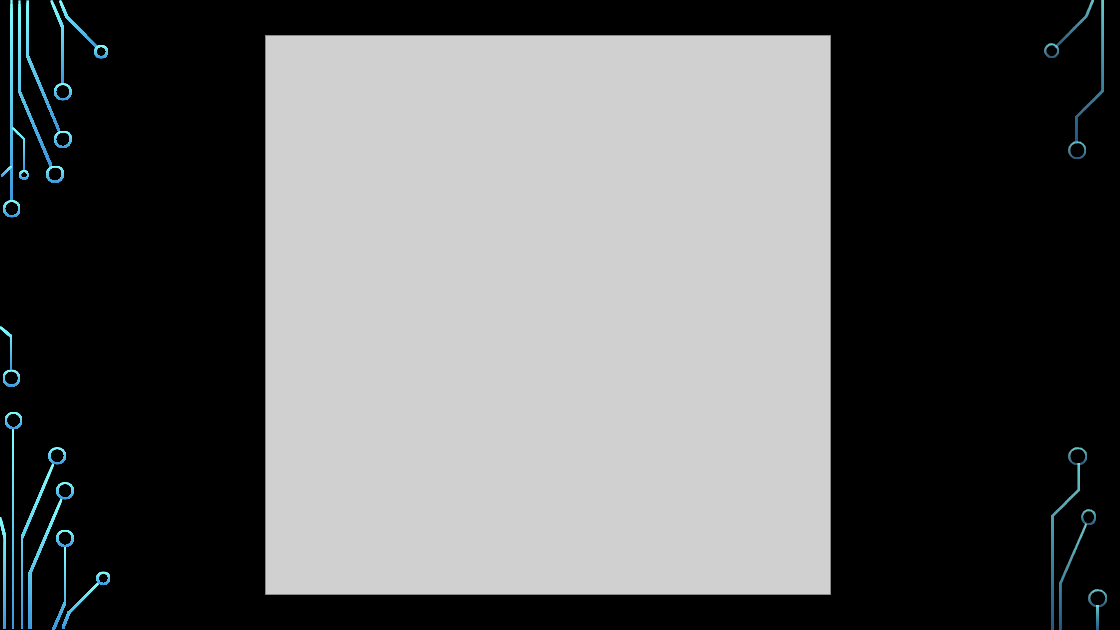
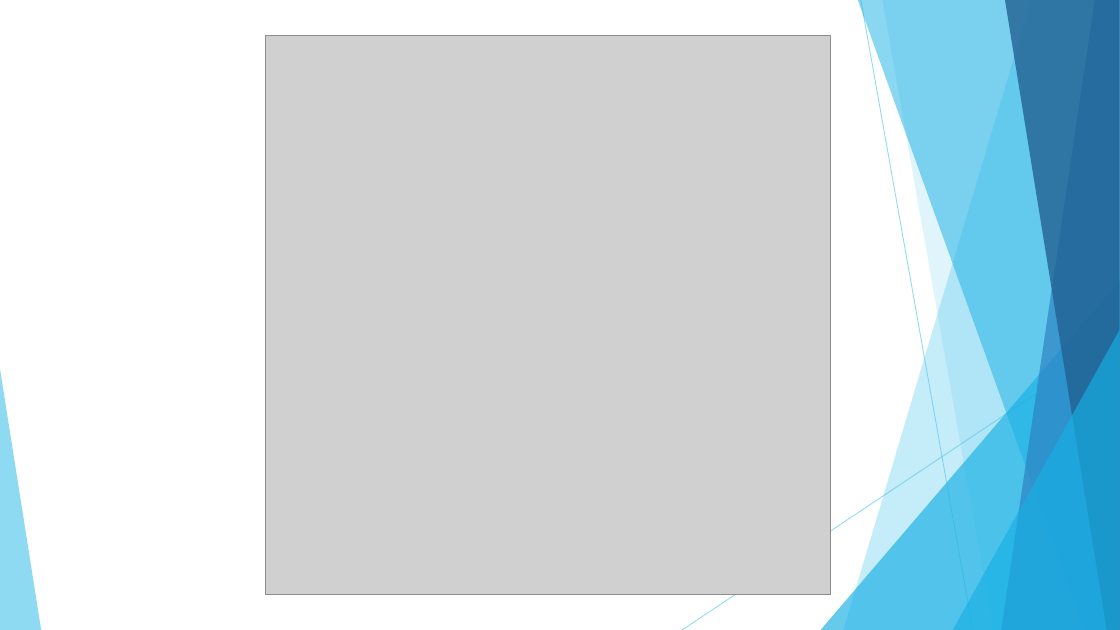
Before and after one commit to natallia-zzz/messenger_crypt, a slide deck: slide 12 of SignalProtocol.pptx (slide 8 before the commit). Drawn at 1120x630 pixels with LibreOffice and Linux fonts; fonts in the diff are those of the drawing; grey boxes stand for pictures; background and template pictures are left out. Boxes give left, top, right and bottom in pixels: in the first picture for what was removed or moved away, otherwise in the second. Text is boxed around its words. In the diff, an @@ line names an element or a change of style, - is before the commit and + after.

```diff
--- a/SignalProtocol.pptx
+++ b/SignalProtocol.pptx
@@ background picture (left out) to #FFFFFF @@
@@ group added at (0, 0, 1120, 630): 5 freeform shapes, 3 triangles, 2 lines @@
@@ group removed at (0, 0, 1107, 630): 33 freeform shapes, 3 rectangles @@
```
Also in this commit, not shown: 13 other slides changed, 5 slides added, 1 slide removed, 2 other files.
